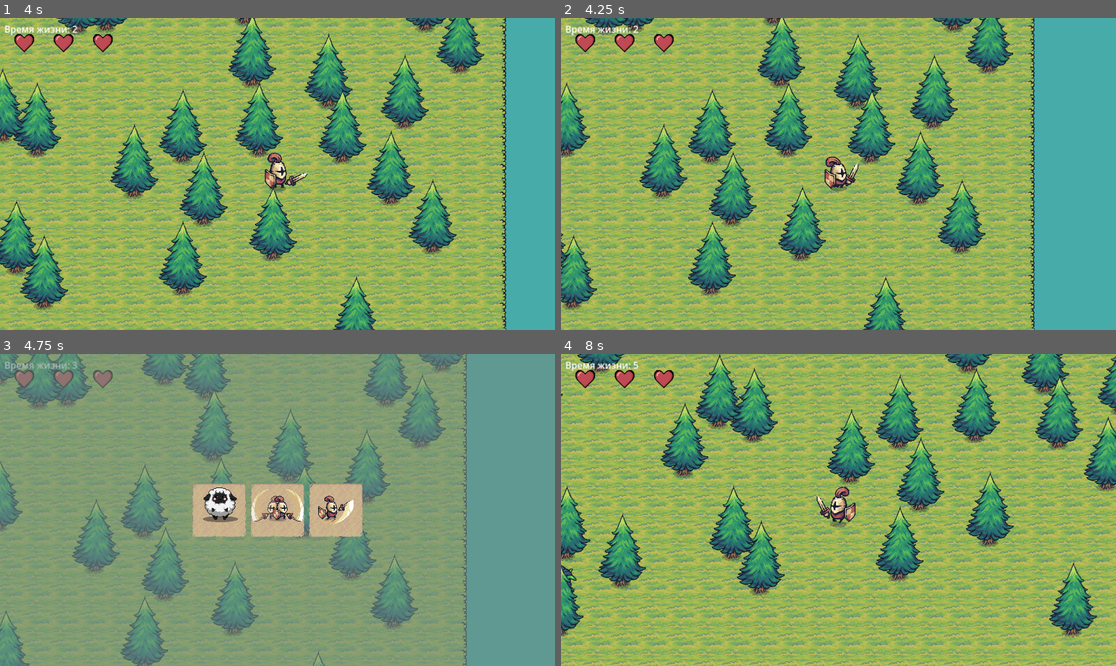
Above: before the commit, frames 1-4 (two rows, left to right).
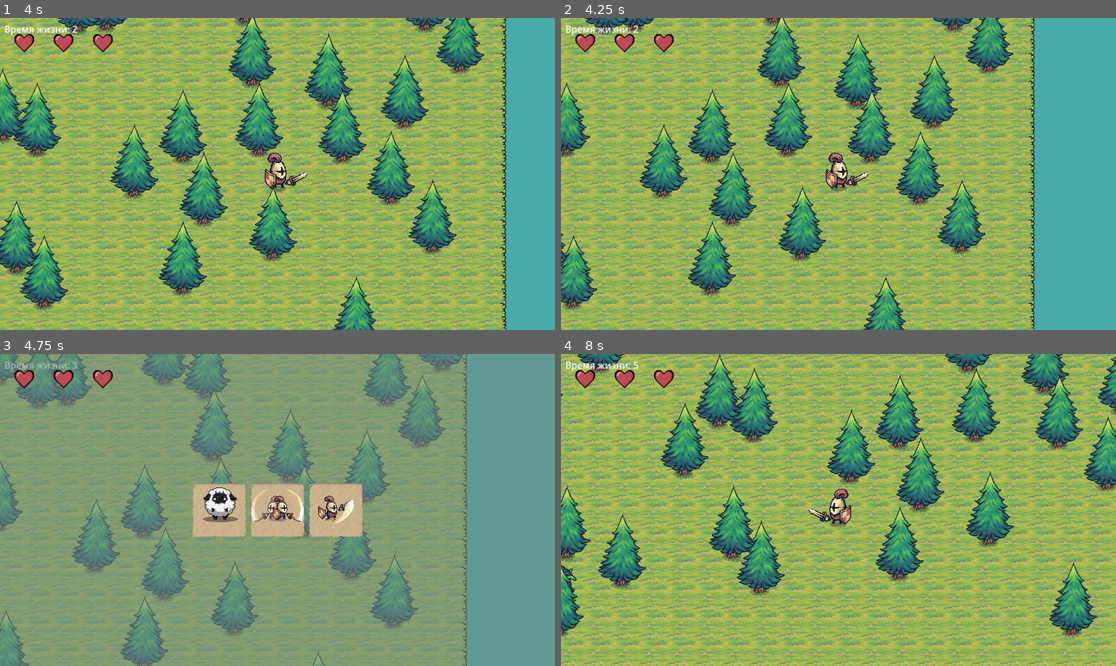
Above: after the commit, the same moments.

Repository: darkicestormteam/Fgame
Game: Godot game, scene res://scenes/mainmenu.tscn
Same seed, same stepped clock (60 frames per second), same inputs: the game is played once before the commit and once after it.
Inputs (mouse positions are in pixels of both pictures, inside the frame that each line leads up to):
- Up to frame 1 (4 s): click "старт" at 0.5 s; click "старт" at 1.25 s; hold D (move_right) 2.03-2.78 s; hold S (move_down) 2.78-3.53 s; hold D (move_right) from 3.53 s (still down)
- Up to frame 2 (4.25 s): keep holding D (move_right)
- Up to frame 3 (4.75 s): release D (move_right) at 4.28 s; hold W (move_up) from 4.28 s (still down)
- Up to frame 4 (8 s): release W (move_up) at 5 s; click (777, 510) at 5 s; hold A (move_left) 5.78-7.28 s; hold S (move_down) from 7.28 s (still down)

Frame 1 is identical in both runs. In frame 2, 0.4% of the frame differs, in the area x 47-56%, y 43-55%; in frame 3, 0.4%; in frame 4, 0.5%, in the area x 44-54%, y 42-55%.

Commit message:
update branch

Diff:
--- a/scenes/player.tscn
+++ b/scenes/player.tscn
@@ -233,6 +233,11 @@
 animation = &"swordUP"
 autoplay = "idle"
 
+[node name="AnimatedSprite2DSwordUP" type="AnimatedSprite2D" parent="."]
+sprite_frames = SubResource("SpriteFrames_gee14")
+visible = false
+z_index = 1
+
 [node name="Camera2D" type="Camera2D" parent="."]
 zoom = Vector2(1.5, 1.5)
 
--- a/script/player.gd
+++ b/script/player.gd
@@ -3,6 +3,7 @@
 const SPEED = 300.0
 
 @onready var animated_sprite: AnimatedSprite2D = $AnimatedSprite2D
+@onready var animated_sprite_swordup: AnimatedSprite2D = $AnimatedSprite2DSwordUP
 @onready var attack_area: Area2D = $AttackArea
 @onready var splash_collision: CollisionPolygon2D = $AttackArea/Splash
 var attack_timer: Timer
@@ -44,6 +45,8 @@
 
 	animated_sprite.animation_finished.connect(_on_animation_finished)
 	animated_sprite.frame_changed.connect(_on_frame_changed)
+	animated_sprite_swordup.animation_finished.connect(_on_swordup_animation_finished)
+	animated_sprite_swordup.frame_changed.connect(_on_swordup_frame_changed)
 
 	attack_area.monitoring = false
 	splash_collision.disabled = true
@@ -60,14 +63,21 @@
 	add_child(second_attack_timer)
 
 func _process(_delta: float) -> void:
+	# Синхронизируем позицию второго спрайта с основным
+	if animated_sprite_swordup:
+		animated_sprite_swordup.global_position = global_position
+
 	if is_invincible:
 		var current_time = Time.get_ticks_msec() / 1000.0
 		if fmod(current_time, 0.2) < 0.1:
 			animated_sprite.visible = true
+			animated_sprite_swordup.visible = animated_sprite_swordup.visible and true
 		else:
 			animated_sprite.visible = false
+			animated_sprite_swordup.visible = false
 	else:
 		animated_sprite.visible = true
+		# Не скрываем второй спрайт здесь, он управляется отдельно
 
 func _on_invincibility_timer_timeout() -> void:
 	is_invincible = false
@@ -145,47 +155,30 @@
 func _on_animation_finished() -> void:
 	if animated_sprite.animation == "attack":
 		if is_second_attack_active:
-			# Завершение второй атаки (swordUP)
-			is_attacking = false
-			is_second_attack_active = false
-			attack_area.monitoring = false
-			enemies_in_area.clear()
-
-			# Возвращаем направление атаки в исходное состояние
-			if original_facing_right:
-				attack_area.rotation = 0
-				animated_sprite.flip_h = false
-			else:
-				attack_area.rotation = deg_to_rad(180)
-				animated_sprite.flip_h = true
-			return
-
-		# Завершение первой атаки - вторая атака уже запущена отдельно
-		if sword_up_unlocked:
-			# Первая атака завершена, но вторая может еще идти
+			# Завершение второй атаки (swordUP) - но это обрабатывается в animated_sprite_swordup
 			pass
-		else:
-			is_attacking = false
-			attack_area.monitoring = false
-			enemies_in_area.clear()
-	elif animated_sprite.animation == "splash":
+		return
+
+	if animated_sprite.animation == "splash":
 		is_attacking = false
 		attack_area.monitoring = false
 		enemies_in_area.clear()
-	elif animated_sprite.animation == "swordUP":
-		# Завершение анимации swordUP
-		is_attacking = false
-		is_second_attack_active = false
-		attack_area.monitoring = false
-		enemies_in_area.clear()
-
-		# Возвращаем направление атаки в исходное состояние
-		if original_facing_right:
-			attack_area.rotation = 0
-			animated_sprite.flip_h = false
-		else:
-			attack_area.rotation = deg_to_rad(180)
-			animated_sprite.flip_h = true
+
+func _on_swordup_animation_finished() -> void:
+	# Завершение анимации swordUP
+	is_attacking = false
+	is_second_attack_active = false
+	attack_area.monitoring = false
+	enemies_in_area.clear()
+	animated_sprite_swordup.visible = false
+
+	# Возвращаем направление атаки в исходное состояние
+	if original_facing_right:
+		attack_area.rotation = 0
+		animated_sprite.flip_h = false
+	else:
+		attack_area.rotation = deg_to_rad(180)
+		animated_sprite.flip_h = true
 
 func _on_second_attack_delay_timeout() -> void:
 	# Запуск второй атаки swordUP с противоположной стороны
@@ -194,11 +187,10 @@
 	# Устанавливаем направление для второй атаки (противоположное направлению игрока)
 	attack_area.rotation = second_attack_direction
 
-	# Поворачиваем спрайт в противоположную сторону для визуального эффекта
-	animated_sprite.flip_h = not animated_sprite.flip_h
-
-	# Запускаем анимацию swordUP
-	animated_sprite.play("swordUP")
+	# Показываем второй спрайт и запускаем анимацию swordUP
+	animated_sprite_swordup.visible = true
+	animated_sprite_swordup.flip_h = not animated_sprite.flip_h
+	animated_sprite_swordup.play("swordUP")
 	attack_area.monitoring = true
 
 func _on_frame_changed() -> void:
@@ -209,15 +201,17 @@
 			if is_instance_valid(enemy):
 				enemy.queue_free()
 		enemies_in_area.clear()
-	elif animated_sprite.animation == "swordUP" and animated_sprite.frame == 3:
-		# Звуковой эффект и урон для второй атаки swordUP
+	elif animated_sprite.animation == "splash" and animated_sprite.frame == 3:
 		sword_whoosh.pitch_scale = randf_range(0.9, 1.2)
 		sword_whoosh.play()
 		for enemy in enemies_in_area:
 			if is_instance_valid(enemy):
 				enemy.queue_free()
 		enemies_in_area.clear()
-	elif animated_sprite.animation == "splash" and animated_sprite.frame == 3:
+
+func _on_swordup_frame_changed() -> void:
+	if animated_sprite_swordup.animation == "swordUP" and animated_sprite_swordup.frame == 3:
+		# Звуковой эффект и урон для второй атаки swordUP
 		sword_whoosh.pitch_scale = randf_range(0.9, 1.2)
 		sword_whoosh.play()
 		for enemy in enemies_in_area:
Not shown, changed: .gitignore
